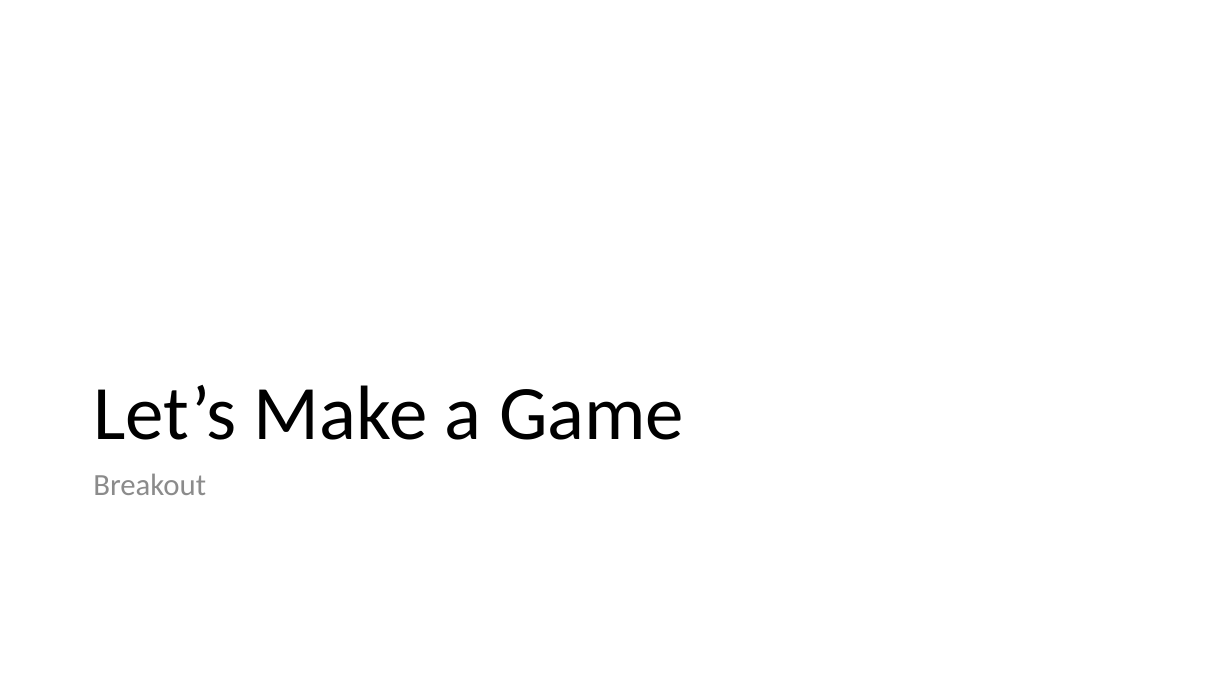
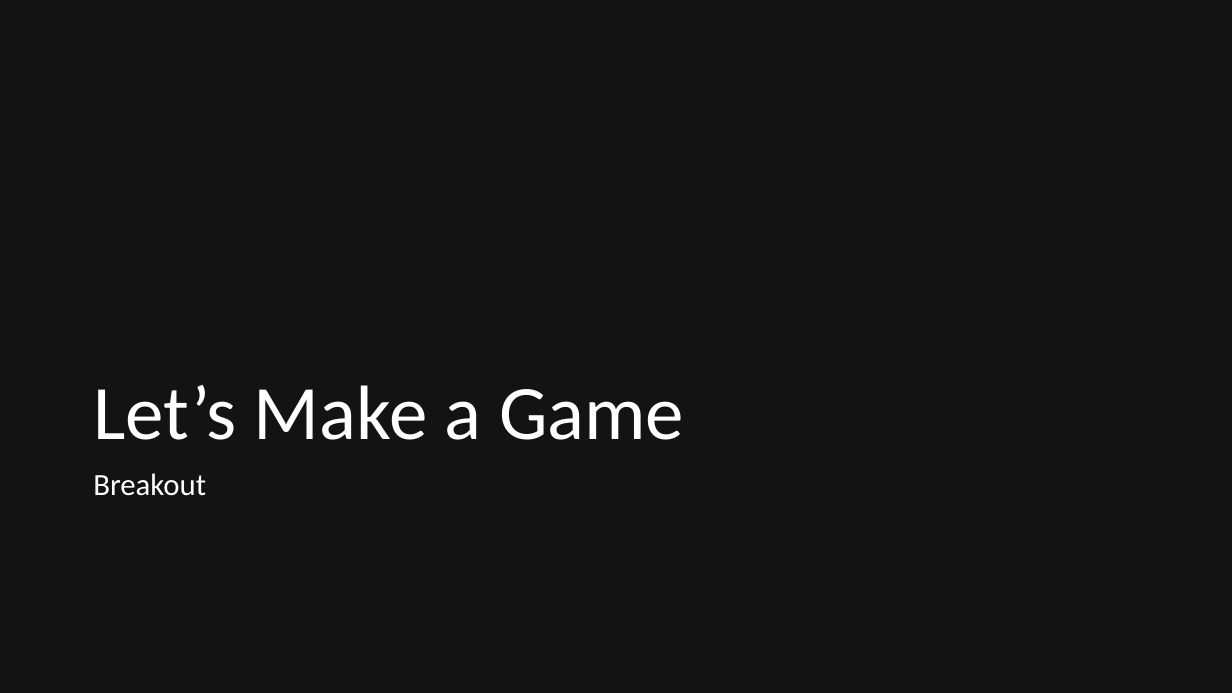
Before and after one commit to quandtm/UnitySTWorkshop, a slide deck: slide 26 of ST_Unity_101_Part1.pptx. Drawn at 1232x693 pixels with LibreOffice and Linux fonts; fonts in the diff are those of the drawing. Boxes give left, top, right and bottom in pixels: in the first picture for what was removed or moved away, otherwise in the second. Text is boxed around its words. In the diff, an @@ line names an element or a change of style, - is before the commit and + after.

```diff
--- a/ST_Unity_101_Part1.pptx
+++ b/ST_Unity_101_Part1.pptx
@@ background #FFFFFF to #131313 @@
@@ title "Let’s Make a Game" at [93, 385, 684, 440]: text colour #000000 to #FFFFFF @@
@@ text "Breakout" at [93, 473, 206, 496]: text colour #8C8C8C to #FFFFFF @@
```
Also in this commit, not shown: 30 other slides changed, 4 slides added, 3 slides removed.
